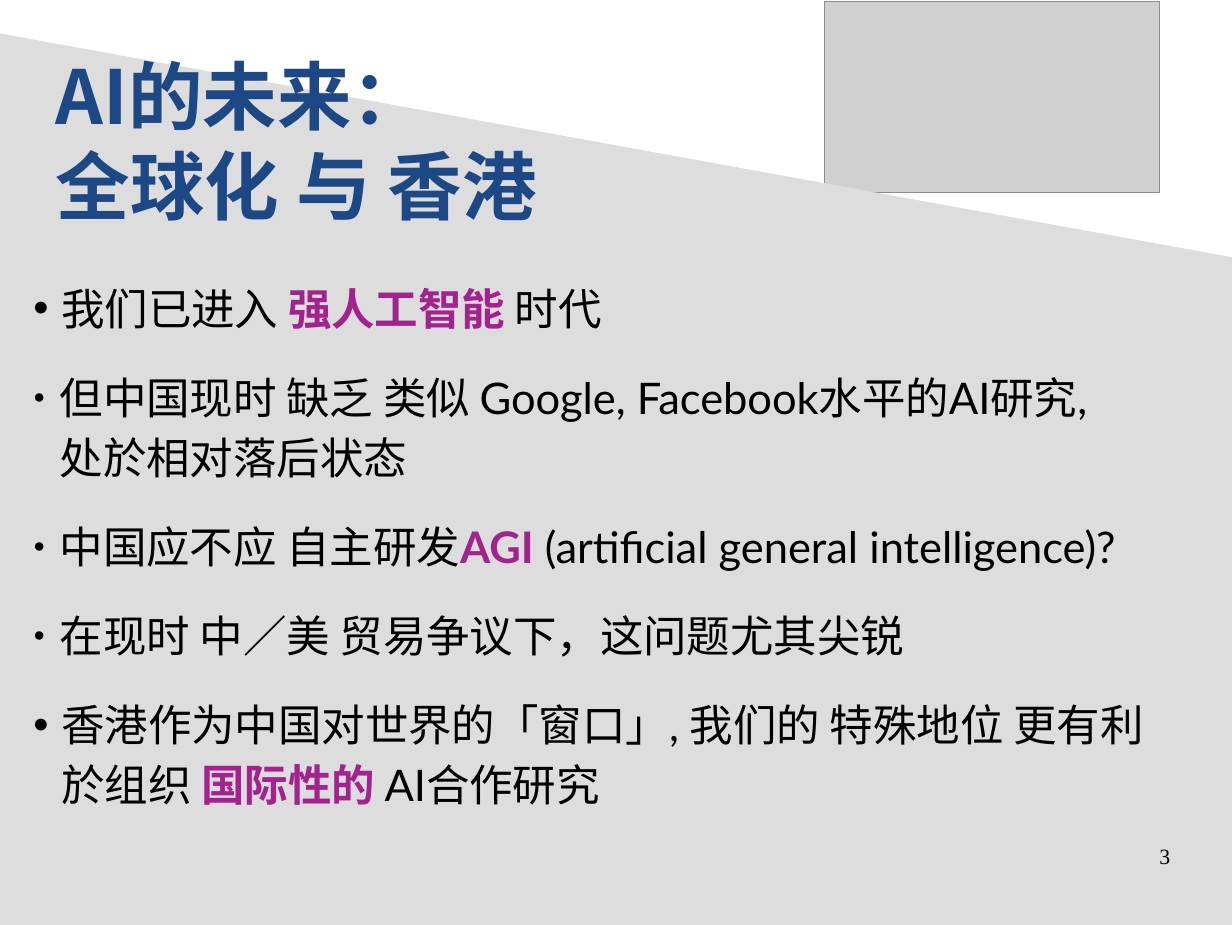
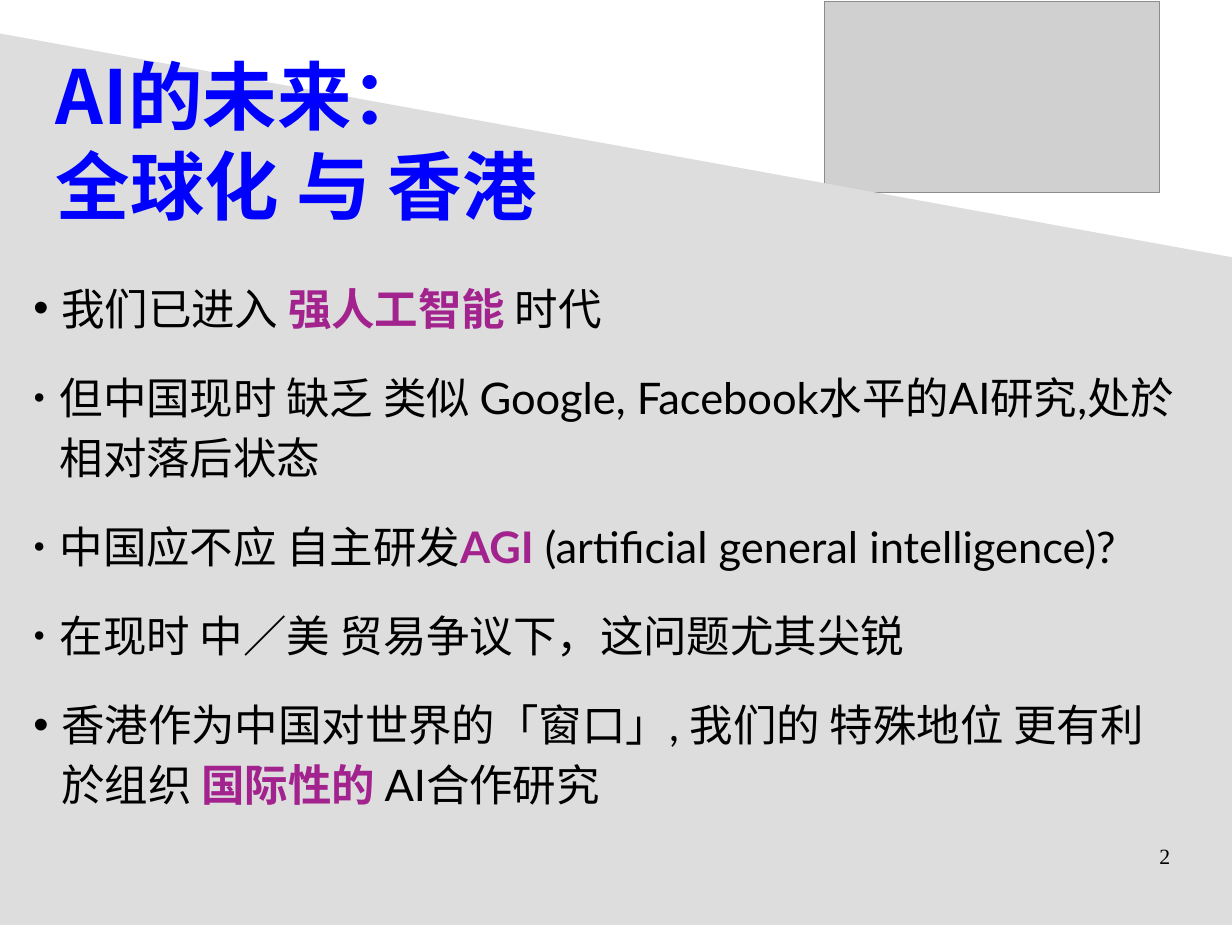
Before and after one commit to Cybernetic1/2020, a slide deck: slide 2 of General_Intelligence_biz-plan.odp (slide 3 before the commit). Drawn at 1232x925 pixels with LibreOffice and Linux fonts; fonts in the diff are those of the drawing; grey boxes stand for pictures. Boxes give left, top, right and bottom in pixels: in the first picture for what was removed or moved away, otherwise in the second. Text is boxed around its words. In the diff, an @@ line names an element or a change of style, - is before the commit and + after.

```diff
--- a/General_Intelligence_biz-plan.odp
+++ b/General_Intelligence_biz-plan.odp
@@ text "AI的未来： 全球化 与 香港" at (56,60,537,221): text colour #1C4885 to #0000FF @@
@@ text at (60,377,1174,478): spaces changed @@
-● 但中国现时 缺乏 类似 Google, Facebook水平的AI研究,
-  处於相对落后状态
+● 但中国现时 缺乏 类似 Google, Facebook水平的AI研究,处於相对落后状态
@@ page number at (1159,849,1170,864): text changed @@
-3
+2
```
Also in this commit, not shown: 6 other slides changed, 5 slides added, 2 slides removed, 6 other files.
